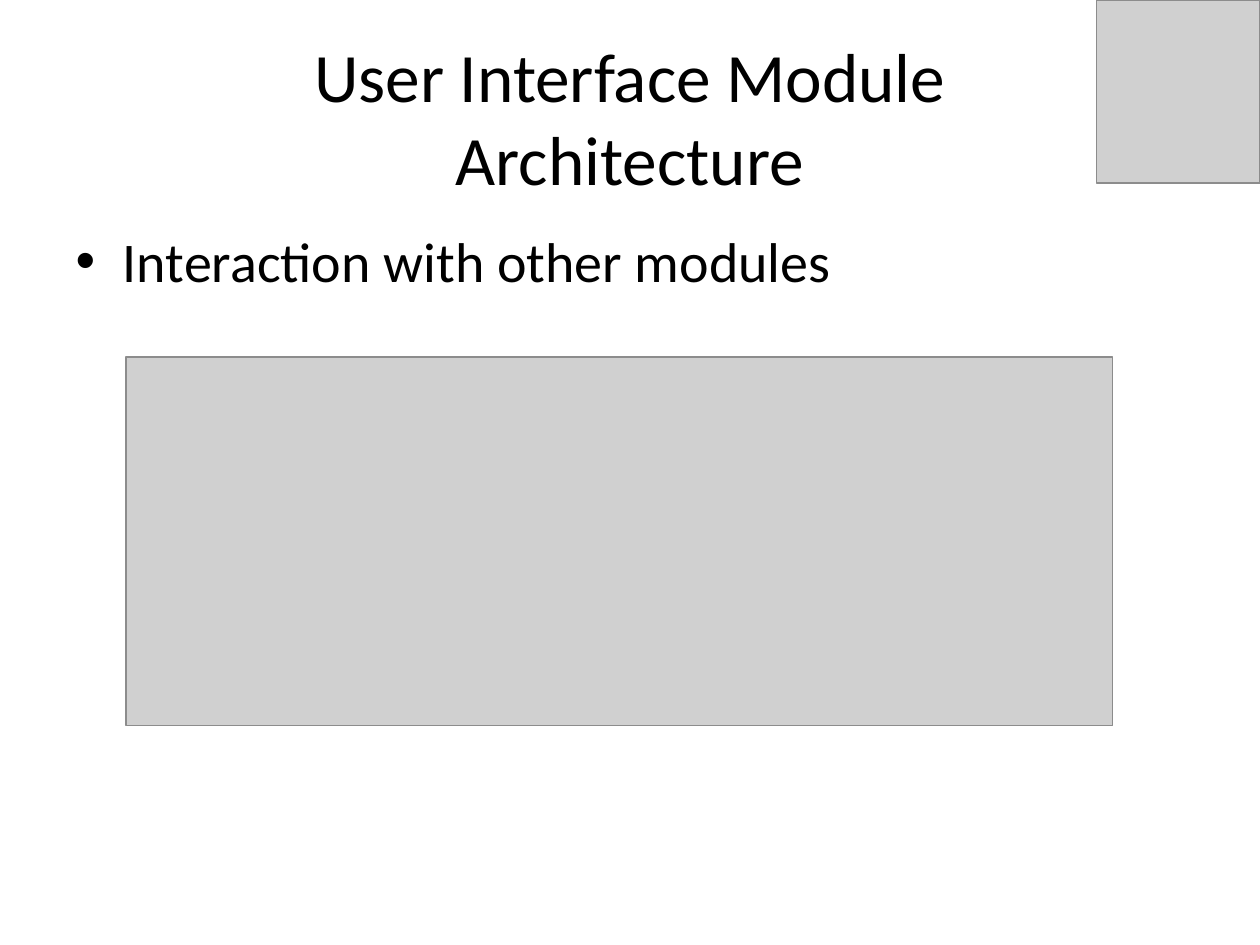
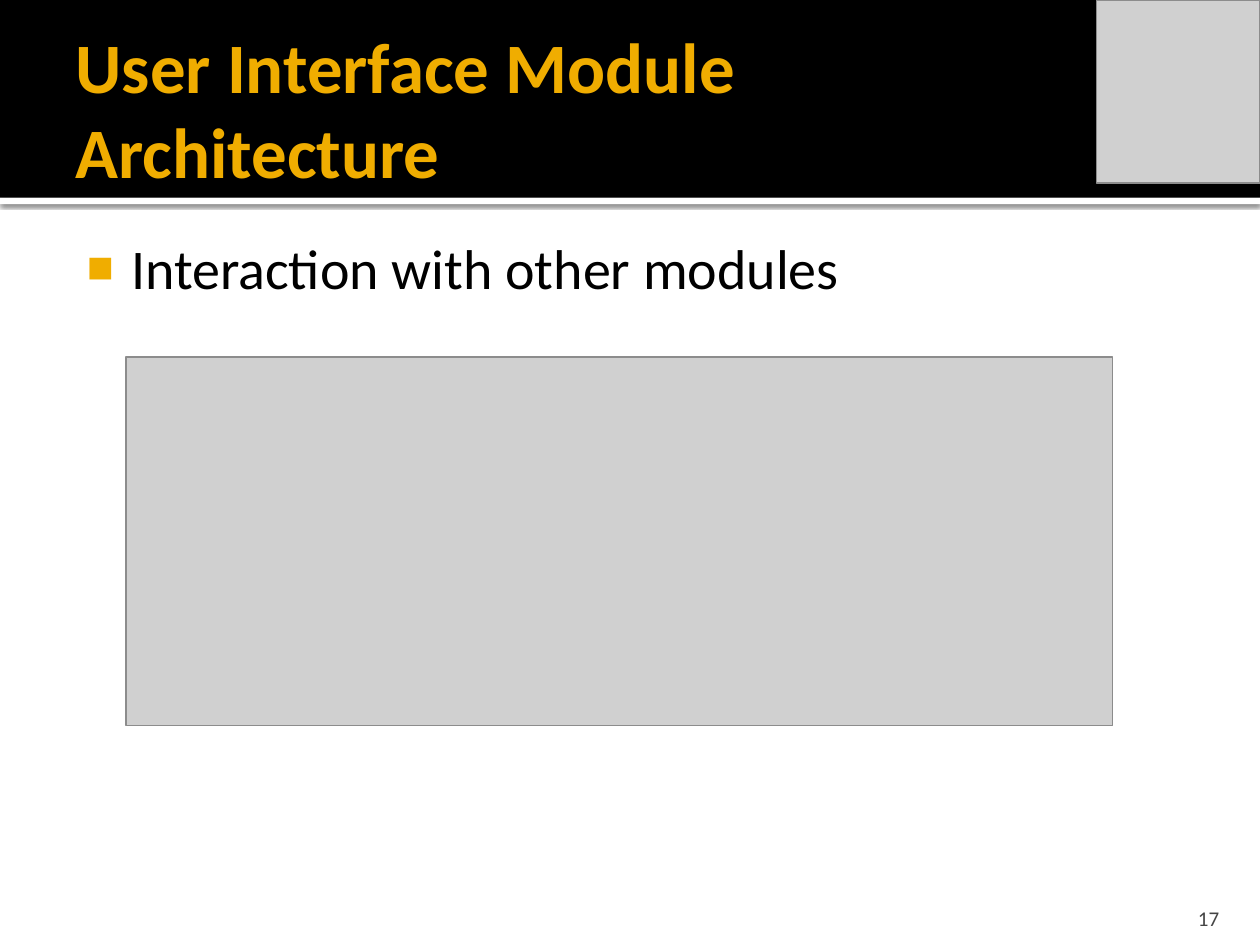
Before and after one commit to idxExtropy/duel-reality, a slide deck: slide 17 of Docs/DUEL REALITY .pptx (slide 11 before the commit). Drawn at 1260x945 pixels with LibreOffice and Linux fonts; fonts in the diff are those of the drawing; grey boxes stand for pictures. Boxes give left, top, right and bottom in pixels: in the first picture for what was removed or moved away, otherwise in the second. Text is boxed around its words. In the diff, an @@ line names an element or a change of style, - is before the commit and + after.

Commit message:
Cool Theme!!!! plus did overview / Game Mech

```diff
--- a/Docs/DUEL REALITY .pptx
+++ b/Docs/DUEL REALITY .pptx
@@ rectangle added at [0,0,1260,198], fill #000000 @@
@@ title "User Interface Module Architecture": place and size @@
-title "User Interface Module Architecture" at [314,54,945,186]
+title "User Interface Module Architecture" at [76,43,735,179]
@@ title "User Interface Module Architecture" at [76,43,735,179]: size 39.6 to 40.5 pt, text colour #000000 to #F0AD00, bold on; alignment centre to left @@
@@ rectangle added at [0,198,1260,204], fill #FFFFFF @@
@@ text "Interaction with other modules" at [131,250,839,290]: bullet • to ■; less space between paragraphs @@
@@ page number added at [1198,912,1219,926], 12 pt, text #454545 @@
+17
```
Also in this commit, not shown: 22 other slides changed, 15 slides added, 4 slides removed.
